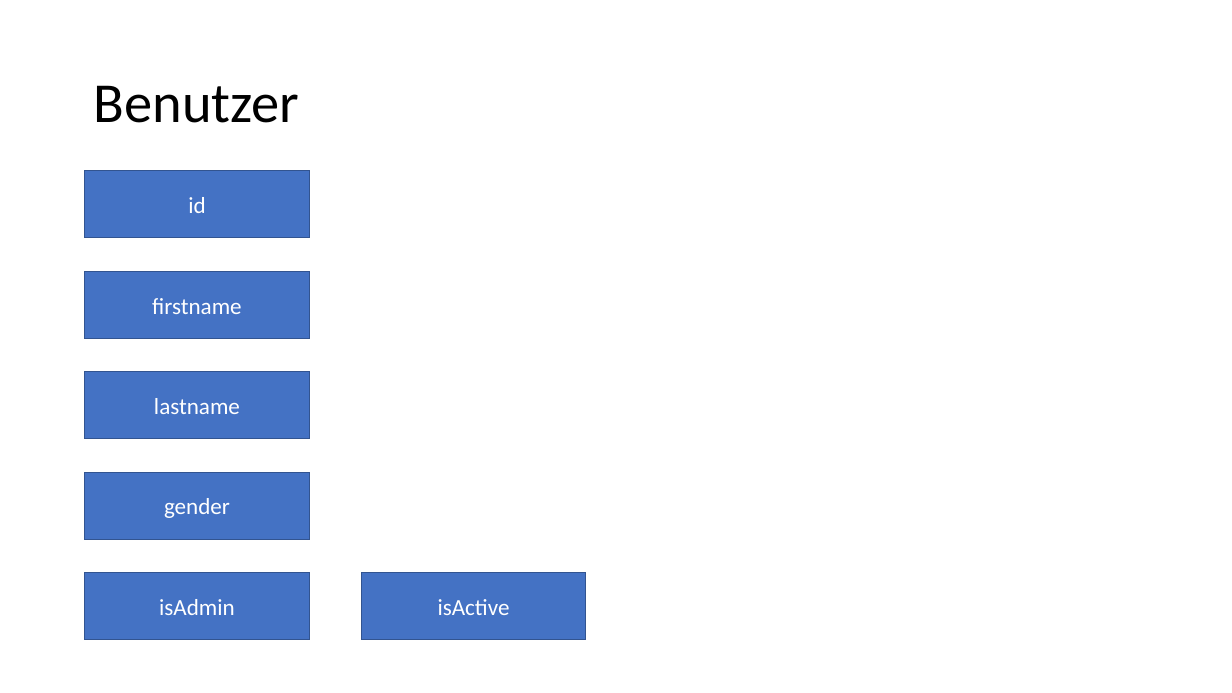
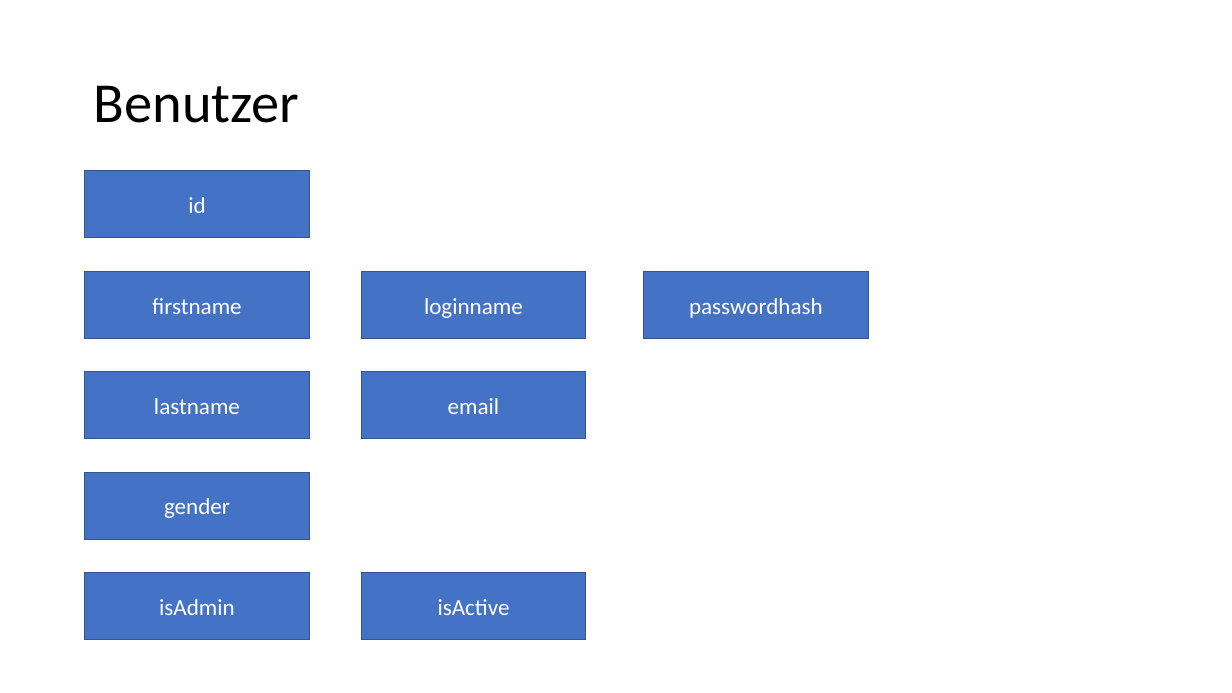
Before and after one commit to abl18/recruitment-manager, a slide deck: slide 2 of doc/Umsetzungskonzept.pptx. Drawn at 1232x693 pixels with LibreOffice and Linux fonts; fonts in the diff are those of the drawing. Boxes give left, top, right and bottom in pixels: in the first picture for what was removed or moved away, otherwise in the second. Text is boxed around its words. In the diff, an @@ line names an element or a change of style, - is before the commit and + after.

```diff
--- a/doc/Umsetzungskonzept.pptx
+++ b/doc/Umsetzungskonzept.pptx
@@ rectangle added at (361, 272, 586, 338), fill #4472C4, outline #325491 1 pt, 18 pt, text #FFFFFF @@
+loginname
@@ rectangle added at (644, 272, 869, 338), fill #4472C4, outline #325491 1 pt, 18 pt, text #FFFFFF @@
+passwordhash
@@ rectangle added at (361, 372, 586, 438), fill #4472C4, outline #325491 1 pt, 18 pt, text #FFFFFF @@
+email
```
Also in this commit, not shown: 12 other files.
